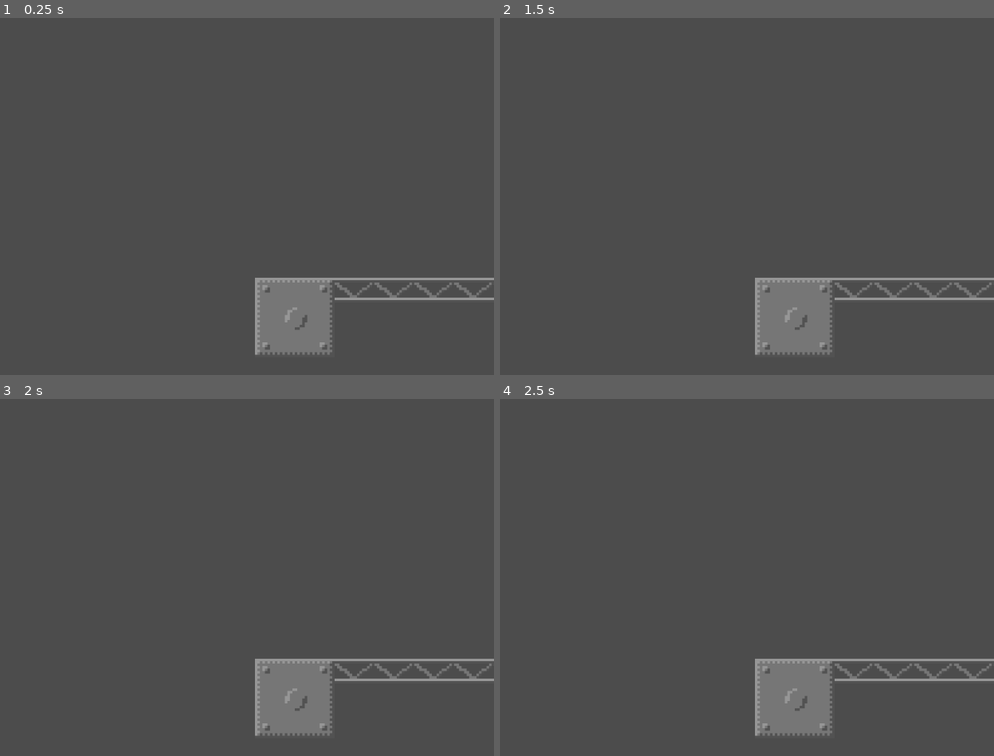
Above: before the commit, frames 1-4 (two rows, left to right).
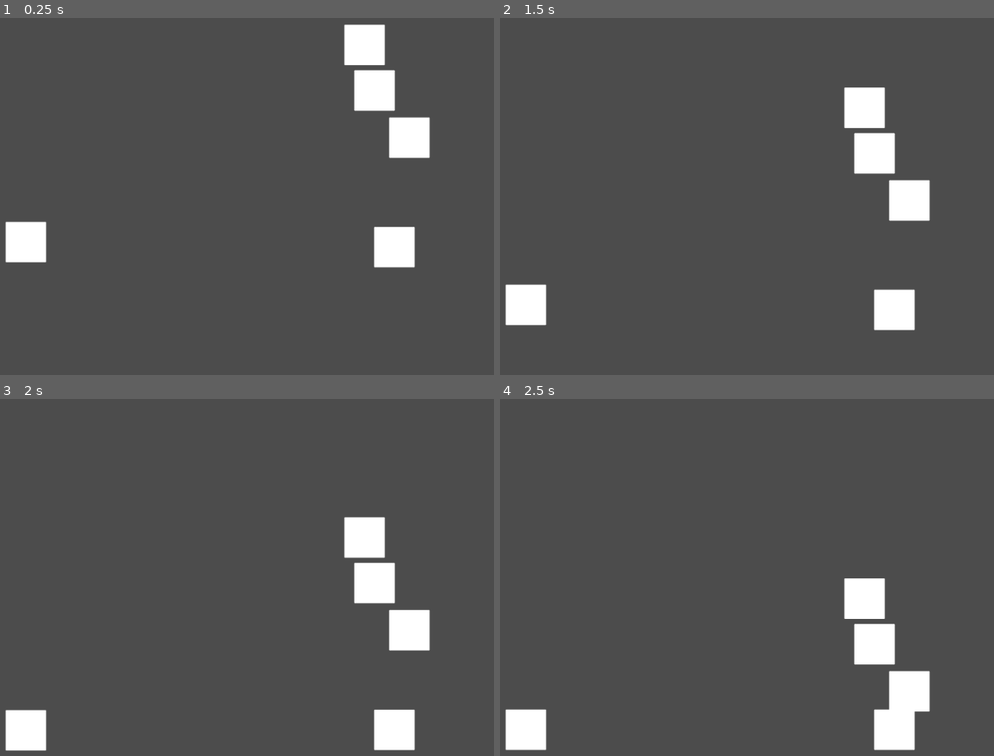
Above: after the commit, the same moments.

Repository: ther0n/Blocki
Game: Godot game, scene res://test.tscn
Two runs of this game, one before a commit and one after it. Both use one fixed random seed, a clock stepped at 60 frames per second and the inputs below.
Inputs:
- Up to frame 1 (0.25 s): no input
- Up to frame 2 (1.5 s): no input
- Up to frame 3 (2 s): no input
- Up to frame 4 (2.5 s): no input

The runs differ from the first frame. In frame 1, 8.7% of the frame differs, in the area x 1-100%, y 1-95%; in frame 2, 8.6%; in frame 3, 8.7%; in frame 4, 8.5%.

Commit message:
add walls to test.tscn

Diff:
--- a/player.gd
+++ b/player.gd
@@ -24,7 +24,7 @@
 	pass # Replace with function body.
 
 func process(delta):
-	add_force(Vector2(0,0),Vector2(0,1))
+	add_force(Vector2(1,0),Vector2(0,1))
 
 func _integrate_forces(state):
 	var lv = state.get_linear_velocity()
--- a/test.tscn
+++ b/test.tscn
@@ -1,6 +1,5 @@
-[gd_scene load_steps=16 format=2]
+[gd_scene load_steps=5 format=2]
 
-[ext_resource path="res://assets/block.png" type="Texture" id=1]
 [ext_resource path="res://test.gd" type="Script" id=2]
 
 [sub_resource type="RectangleShape2D" id=1]
@@ -11,189 +10,6 @@
 
 [sub_resource type="RectangleShape2D" id=3]
 extents = Vector2( 1231, 10 )
-
-[sub_resource type="ConvexPolygonShape2D" id=4]
-points = PoolVector2Array( 128, 128, 0, 128, 0, 0, 128, 0 )
-
-[sub_resource type="ConvexPolygonShape2D" id=5]
-points = PoolVector2Array( 128, 32, 0, 32, 0, 0, 128, 0 )
-
-[sub_resource type="ConvexPolygonShape2D" id=6]
-points = PoolVector2Array( 128, 128, 0, 128, 64, 64, 128, 0 )
-
-[sub_resource type="ConvexPolygonShape2D" id=7]
-points = PoolVector2Array( 128, 128, 0, 128, 0, 0, 128, 0 )
-
-[sub_resource type="ConvexPolygonShape2D" id=8]
-points = PoolVector2Array( 128, 128, 0, 128, 0, 0, 64, 64 )
-
-[sub_resource type="ConvexPolygonShape2D" id=9]
-points = PoolVector2Array( 32, 0, 96, 0, 96, 32, 128, 64, 96, 96, 96, 128, 32, 128, 32, 96, 0, 64, 32, 32 )
-
-[sub_resource type="ConvexPolygonShape2D" id=10]
-points = PoolVector2Array( 96, 128, 32, 128, 32, 0, 96, 0 )
-
-[sub_resource type="ConvexPolygonShape2D" id=11]
-points = PoolVector2Array( 96, 0, 96, 32, 128, 32, 128, 64, 96, 64, 96, 128, 32, 128, 32, 64, 0, 64, 0, 32, 32, 32, 32, 0 )
-
-[sub_resource type="ConvexPolygonShape2D" id=12]
-points = PoolVector2Array( 128, 128, 0, 128, 0, 0, 128, 0 )
-
-[sub_resource type="TileSet" id=13]
-0/name = "block.png 0"
-0/texture = ExtResource( 1 )
-0/tex_offset = Vector2( 0, 0 )
-0/modulate = Color( 1, 1, 1, 1 )
-0/region = Rect2( 0, 0, 128, 128 )
-0/tile_mode = 0
-0/occluder_offset = Vector2( 0, 0 )
-0/navigation_offset = Vector2( 0, 0 )
-0/shapes = [ {
-"autotile_coord": Vector2( 0, 0 ),
-"one_way": false,
-"one_way_margin": 1.0,
-"shape": SubResource( 4 ),
-"shape_transform": Transform2D( 1, 0, 0, 1, 0, 0 )
-} ]
-0/z_index = 0
-1/name = "block.png 1"
-1/texture = ExtResource( 1 )
-1/tex_offset = Vector2( 0, 0 )
-1/modulate = Color( 1, 1, 1, 1 )
-1/region = Rect2( 128, 0, 128, 128 )
-1/tile_mode = 0
-1/occluder_offset = Vector2( 0, 0 )
-1/navigation_offset = Vector2( 0, 0 )
-1/shapes = [ {
-"autotile_coord": Vector2( 0, 0 ),
-"one_way": false,
-"one_way_margin": 1.0,
-"shape": SubResource( 5 ),
-"shape_transform": Transform2D( 1, 0, 0, 1, 0, 0 )
-} ]
-1/z_index = 0
-2/name = "block.png 2"
-2/texture = ExtResource( 1 )
-2/tex_offset = Vector2( 0, 0 )
-2/modulate = Color( 1, 1, 1, 1 )
-2/region = Rect2( 256, 0, 128, 128 )
-2/tile_mode = 0
-2/occluder_offset = Vector2( 0, 0 )
-2/navigation_offset = Vector2( 0, 0 )
-2/shapes = [ {
-"autotile_coord": Vector2( 0, 0 ),
-"one_way": false,
-"one_way_margin": 1.0,
-"shape": SubResource( 6 ),
-"shape_transform": Transform2D( 1, 0, 0, 1, 0, 0 )
-} ]
-2/z_index = 0
-3/name = "block.png 3"
-3/texture = ExtResource( 1 )
-3/tex_offset = Vector2( 0, 0 )
-3/modulate = Color( 1, 1, 1, 1 )
-3/region = Rect2( 384, 0, 128, 128 )
-3/tile_mode = 0
-3/occluder_offset = Vector2( 0, 0 )
-3/navigation_offset = Vector2( 0, 0 )
-3/shapes = [ {
-"autotile_coord": Vector2( 0, 0 ),
-"one_way": false,
-"one_way_margin": 1.0,
-"shape": SubResource( 7 ),
-"shape_transform": Transform2D( 1, 0, 0, 1, 0, 0 )
-} ]
-3/z_index = 0
-4/name = "block.png 4"
-4/texture = ExtResource( 1 )
-4/tex_offset = Vector2( 0, 0 )
-4/modulate = Color( 1, 1, 1, 1 )
-4/region = Rect2( 512, 0, 128, 128 )
-4/tile_mode = 0
-4/occluder_offset = Vector2( 0, 0 )
-4/navigation_offset = Vector2( 0, 0 )
-4/shapes = [ {
-"autotile_coord": Vector2( 0, 0 ),
-"one_way": false,
-"one_way_margin": 1.0,
-"shape": SubResource( 8 ),
-"shape_transform": Transform2D( 1, 0, 0, 1, 0, 0 )
-} ]
-4/z_index = 0
-5/name = "block.png 5"
-5/texture = ExtResource( 1 )
-5/tex_offset = Vector2( 0, 0 )
-5/modulate = Color( 1, 1, 1, 1 )
-5/region = Rect2( 0, 128, 128, 128 )
-5/tile_mode = 0
-5/occluder_offset = Vector2( 0, 0 )
-5/navigation_offset = Vector2( 0, 0 )
-5/shapes = [ {
-"autotile_coord": Vector2( 0, 0 ),
-"one_way": false,
-"one_way_margin": 1.0,
-"shape": SubResource( 9 ),
-"shape_transform": Transform2D( 1, 0, 0, 1, 0, 0 )
-} ]
-5/z_index = 0
-6/name = "block.png 6"
-6/texture = ExtResource( 1 )
-6/tex_offset = Vector2( 0, 0 )
-6/modulate = Color( 1, 1, 1, 1 )
-6/region = Rect2( 128, 128, 128, 128 )
-6/tile_mode = 0
-6/occluder_offset = Vector2( 0, 0 )
-6/navigation_offset = Vector2( 0, 0 )
-6/shapes = [ {
-"autotile_coord": Vector2( 0, 0 ),
-"one_way": false,
-"one_way_margin": 1.0,
-"shape": SubResource( 10 ),
-"shape_transform": Transform2D( 1, 0, 0, 1, 0, 0 )
-} ]
-6/z_index = 0
-7/name = "block.png 7"
-7/texture = ExtResource( 1 )
-7/tex_offset = Vector2( 0, 0 )
-7/modulate = Color( 1, 1, 1, 1 )
-7/region = Rect2( 256, 128, 128, 128 )
-7/tile_mode = 0
-7/occluder_offset = Vector2( 0, 0 )
-7/navigation_offset = Vector2( 0, 0 )
-7/shapes = [ {
-"autotile_coord": Vector2( 0, 0 ),
-"one_way": false,
-"one_way_margin": 1.0,
-"shape": SubResource( 11 ),
-"shape_transform": Transform2D( 1, 0, 0, 1, 0, 0 )
-} ]
-7/z_index = 0
-8/name = "block.png 8"
-8/texture = ExtResource( 1 )
-8/tex_offset = Vector2( 0, 0 )
-8/modulate = Color( 1, 1, 1, 1 )
-8/region = Rect2( 384, 128, 128, 128 )
-8/tile_mode = 0
-8/occluder_offset = Vector2( 0, 0 )
-8/navigation_offset = Vector2( 0, 0 )
-8/shapes = [  ]
-8/z_index = 0
-9/name = "block.png 9"
-9/texture = ExtResource( 1 )
-9/tex_offset = Vector2( 0, 0 )
-9/modulate = Color( 1, 1, 1, 1 )
-9/region = Rect2( 512, 128, 128, 128 )
-9/tile_mode = 0
-9/occluder_offset = Vector2( 0, 0 )
-9/navigation_offset = Vector2( 0, 0 )
-9/shapes = [ {
-"autotile_coord": Vector2( 0, 0 ),
-"one_way": false,
-"one_way_margin": 1.0,
-"shape": SubResource( 12 ),
-"shape_transform": Transform2D( 1, 0, 0, 1, 0, 0 )
-} ]
-9/z_index = 0
 
 [node name="World" type="Node2D"]
 script = ExtResource( 2 )
@@ -255,12 +71,27 @@
 [node name="CollisionShape2D" type="CollisionShape2D" parent="StaticBody2D"]
 shape = SubResource( 3 )
 
-[node name="TileMap" type="TileMap" parent="."]
-tile_set = SubResource( 13 )
-cell_size = Vector2( 128, 128 )
-cell_custom_transform = Transform2D( 128, 0, 0, 128, 0, 0 )
-format = 1
-tile_data = PoolIntArray( 65537, 0, 0, 65538, 1, 0, 65539, 1, 0, 65540, 1, 0, 65541, 0, 0, 131076, 5, 0, 196612, 6, 0, 196618, 0, 0, 196619, 1, 0, 196620, 1, 0, 196621, 1, 0, 196622, 1, 0, 196623, 1, 0, 196624, 0, 0, 262147, 8, 0, 262148, 7, 0, 262149, 8, 0, 327682, 2, 0, 327683, 3, 0, 327684, 3, 0, 327685, 3, 0, 327686, 4, 0, 393217, 2, 0, 393218, 9, 0, 393219, 9, 0, 393220, 9, 0, 393221, 9, 0, 393222, 9, 0, 393223, 4, 0, 393224, 8, 0, 458753, 9, 0, 458754, 9, 0, 458755, 9, 0, 458756, 9, 0, 458757, 9, 0, 458758, 9, 0, 458759, 9, 0, 458760, 3, 0, 458761, 4, 0, 458762, 8, 0, 524290, 9, 0, 524291, 9, 0, 524292, 9, 0, 524293, 9, 0, 524294, 9, 0, 524295, 9, 0, 524296, 9, 0, 524297, 9, 0, 524298, 3, 0, 524299, 4, 0, 589827, 9, 0, 589830, 9, 0, 589831, 9, 0, 589832, 9, 0, 589833, 9, 0, 589834, 9, 0, 589835, 9, 0, 655366, 9, 0, 655369, 9, 0, 655370, 9, 0, 655371, 9, 0, 720906, 9, 0, 786442, 9, 0 )
+[node name="StaticBody2D4" type="StaticBody2D" parent="."]
+position = Vector2( 529.771, -21.4824 )
+physics_material_override = SubResource( 2 )
 
-[node name="Camera2D" type="Camera2D" parent="."]
-current = true
+[node name="CollisionShape2D" type="CollisionShape2D" parent="StaticBody2D4"]
+shape = SubResource( 3 )
+
+[node name="StaticBody2D2" type="StaticBody2D" parent="."]
+position = Vector2( -169.365, 595.05 )
+rotation = 1.5708
+physics_material_override = SubResource( 2 )
+
+[node name="CollisionShape2D" type="CollisionShape2D" parent="StaticBody2D2"]
+position = Vector2( -464.085, -166.972 )
+shape = SubResource( 3 )
+
+[node name="StaticBody2D3" type="StaticBody2D" parent="."]
+position = Vector2( 854.568, 646.615 )
+rotation = 1.5708
+physics_material_override = SubResource( 2 )
+
+[node name="CollisionShape2D" type="CollisionShape2D" parent="StaticBody2D3"]
+position = Vector2( -464.085, -166.972 )
+shape = SubResource( 3 )
